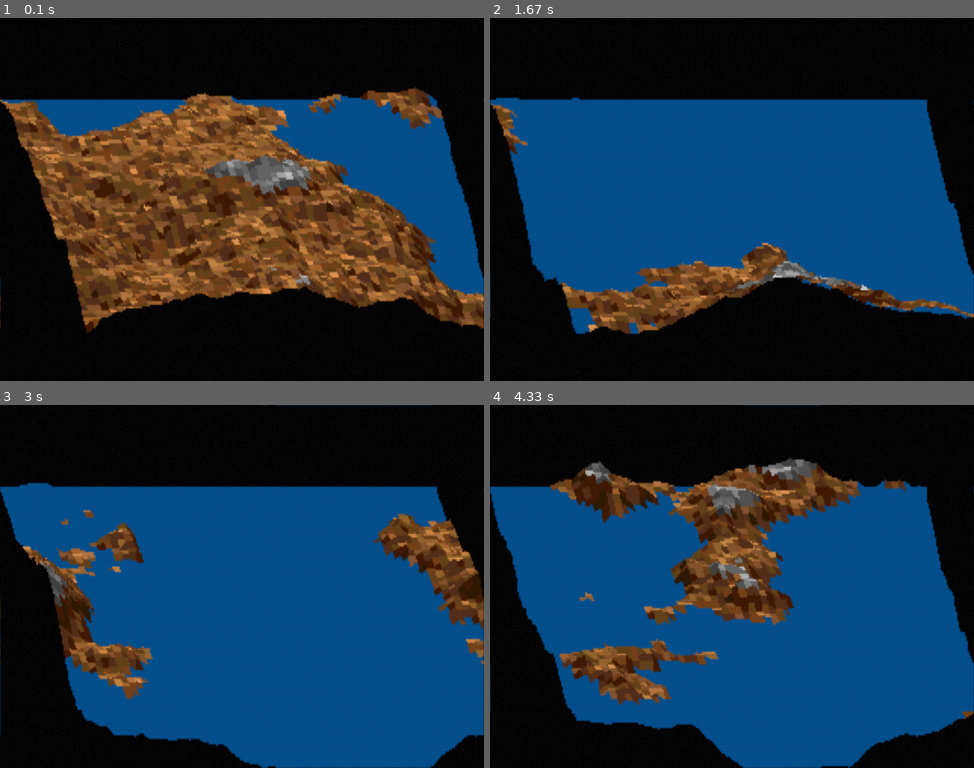
Above: before the commit, frames 1-4 (two rows, left to right).
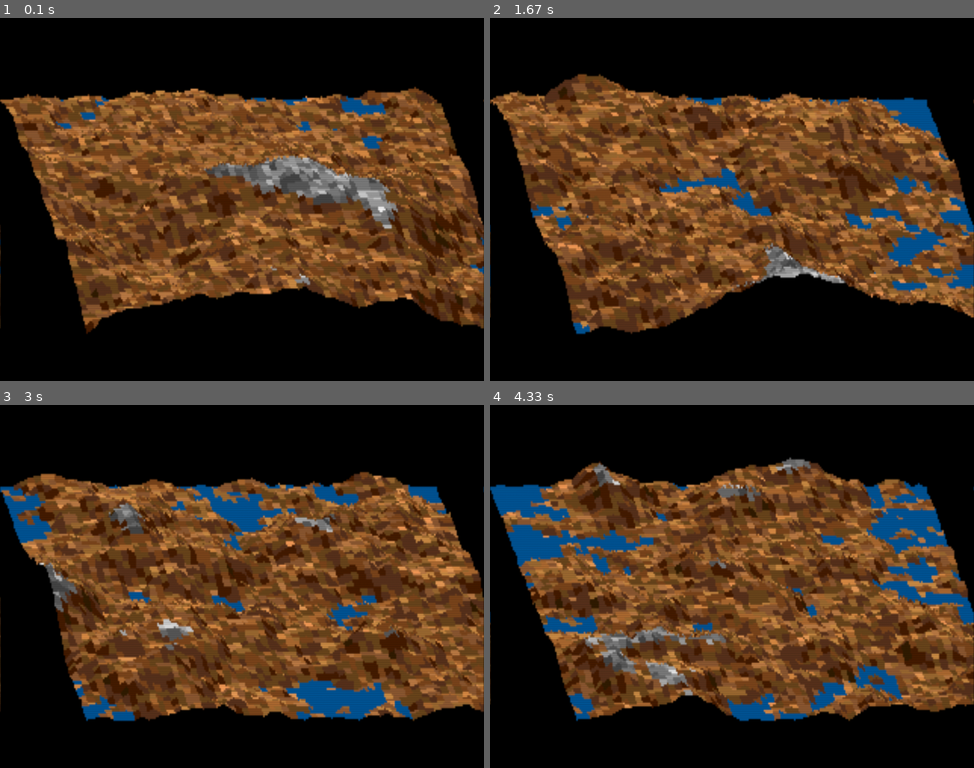
Above: after the commit, the same moments.

Repository: regeya/pygame-fractal-mountain
Game: pygame game, started from pygame-fractal-mountain.py
Same seed, same stepped clock (60 frames per second), same inputs: the game is played once before the commit and once after it.
Inputs:
- Up to frame 1 (0.1 s): no input
- Up to frame 2 (1.67 s): tap Enter at 0.33, 1 s; tap Space at 0.67, 1.33 s
- Up to frame 3 (3 s): tap Space at 1.73, 2.03, 2.23, 2.57, 2.87 s
- Up to frame 4 (4.33 s): tap Space at 3.07, 3.37, 3.63, 3.97, 4.27 s

The runs differ from the first frame. In frame 1, 22% of the frame differs, in the area x 0-100%, y 19-85%; in frame 2, 49%; in frame 3, 59%, in the area x 0-100%, y 0-100%; in frame 4, 54%.

Commit message:
fixed logic
some of the drawing logic was messed up, and fixed by adding max(0, old
+ ran) in self.lv[x][y] assignments.

Diff:
--- a/pygame-fractal-mountain.py
+++ b/pygame-fractal-mountain.py
@@ -29,17 +29,12 @@
 out vec4 f_color;
 
 // --- ADJUSTABLE PARAMETERS ---
-#define SCANLINE_WEIGHT 1.5         // Lower = softer scanlines, less banding
+#define SCANLINE_WEIGHT 1.2         // Lower = softer scanlines, less banding
 #define SCANLINE_GAP_BRIGHTNESS 0.65 // Higher = less contrast, but smoother
 #define BLOOM_FACTOR 1.25
 #define INPUT_GAMMA 1.8
 #define OUTPUT_GAMMA 2.2
 
-// Simple hash for dithering (eliminates color banding)
-float rand(vec2 co) {
-    return fract(sin(dot(co.xy, vec2(12.9898, 78.233))) * 43758.5453);
-}
-
 void main() {
     vec2 uv = v_uv;
 
@@ -69,12 +64,7 @@
     col *= scanline;
     col *= BLOOM_FACTOR;
 
-    // 5. Add Dither Noise
-    // This breaks up the "steps" in the gradient colors
-    float noise = (rand(uv) - 0.5) * (1.0 / 255.0);
-    col += noise;
-
-    // 6. Return to Gamma Space
+// 5. Return to Gamma Space
     f_color = vec4(pow(col, vec3(1.0 / OUTPUT_GAMMA)), 1.0);
 }
 """
@@ -145,30 +135,25 @@
                 for x in range(hl, 64, sk):
                     ran = (random.random() - 0.5) * max_val * sk
                     old = (self.lv[x - hl][y] + self.lv[x + hl][y]) / 2
-                    self.lv[x][y] = old + ran
+                    self.lv[x][y] = max(0, old + ran)
             for x in range(0, 65, sk):
                 for y in range(hl, 65, sk):
                     ran = (random.random() - 0.5) * max_val * sk
                     old = (self.lv[x][y - hl] + self.lv[x][y + hl]) / 2
-                    self.lv[x][y] = old + ran
+                    self.lv[x][y] = max(0, old + ran)
             for x in range(hl, 65, sk):
                 for y in range(hl, 65, sk):
                     ran = (random.random() - 0.5) * max_val * sk
                     old1 = (self.lv[x + hl][y - hl] + self.lv[x - hl][y + hl]) / 2
                     old2 = (self.lv[x - hl][y - hl] + self.lv[x + hl][y + hl]) / 2
                     old = (old1 + old2) / 2
-                    self.lv[x][y] = old + ran
+                    self.lv[x][y] = max(0, old + ran)
                     if self.lv[x][y] > self.maxLv:
                         self.maxLv = int(self.lv[x][y])
 
         self.snowline = self.maxLv - self.maxLv / 4
-        for x in range(0, 65):
-            if self.lv[x][0] < 0:
-                self.lv[x][0] = 0
-        for y in range(0, 64):
-            if self.lv[0][y] < 0:
-                self.lv[0][y] = 0
-            for x in range(0, 64):
+        for x in range(0, 64):
+            for y in range(0, 64):
                 self.llv = int(
                     (
                         self.lv[x][y]
Not shown, added: .clj-kondo/.cache/v1/lock
Not shown, added: .continue/mcpServers/new-mcp-server.yaml
Not shown, added: .lsp/.cache/db.transit.json
